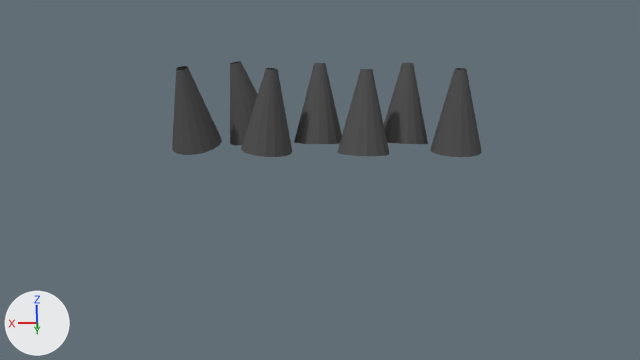
A saved change to the Blender file resources/credits/stage.blend.
Rendered twice from the file's camera 'Camera'. Lighting does not change. The marker at lower left points along +X, +Y and +Z. The same objects are shown in both versions, whatever each file hides.

The first picture shows 'ObLichtKegelBlau1', 'ObLichtKegelBlau2', 'ObLichtKegelBlau3', 'ObLichtKegelRot1', 'ObLichtKegelRot2', 'ObLichtKegelRot3', 'ObLichtKegelRot4'.
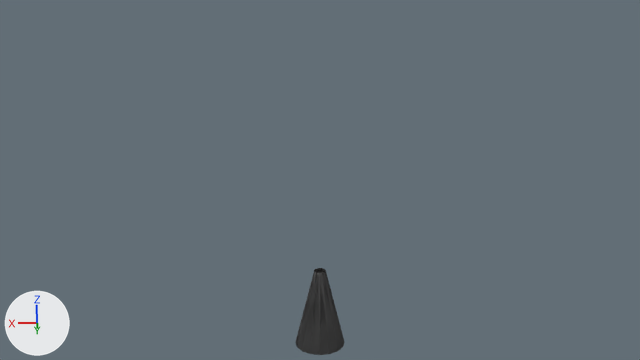
Commit message: Neues Stage-Equippment ist eingetroffen!

Location of each change, (x1, y1, x2, y2) in pixels of the pictures (640 x 360 px):
'ObLichtKegelRot3', moved, turned
    before: (241, 68, 292, 157)
    after: (295, 271, 344, 355)
'ObLichtKegelRot1', moved (not visible afterwards)
    before: (430, 68, 482, 157)
'ObLichtKegelRot4', moved, turned (not visible afterwards)
    before: (172, 66, 222, 155)
'ObLichtKegelRot2', moved, turned (not visible afterwards)
    before: (337, 69, 389, 156)
'ObLichtKegelBlau2', moved, turned (not visible afterwards)
    before: (294, 63, 342, 144)
'ObLichtKegelBlau1', moved, turned (not visible afterwards)
    before: (384, 63, 428, 144)
'ObLichtKegelBlau3', moved, turned
    before: (230, 61, 258, 146)
    after: (296, 268, 345, 355)

What changed in the scene script:
```text
Change ob_oblichtkegelblau1:
    ob_oblichtkegelblau1.rotation_euler: (0.185, -0.0469, 0.0208) -> (0.0, 0.0, 0.0)  # degrees (11, -2.7, 1.2) -> degrees (0, 0, 0)
    ob_oblichtkegelblau1.location: (-1.0, -0.8, 2.2) -> (0.0, 0.0, 0.0)
Change ob_oblichtkegelblau2:
    ob_oblichtkegelblau2.rotation_euler: (0.172, -0.0139, 0.00585) -> (0.0, 0.0, 0.0)  # degrees (10, -0.8, 0.3) -> degrees (0, 0, 0)
    ob_oblichtkegelblau2.location: (0.0, -0.8, 2.2) -> (0.0, 0.0, 0.0)
Change ob_oblichtkegelblau3:
    ob_oblichtkegelblau3.rotation_euler: (-0.0274, 0.2, 0.0384) -> (0.0, 0.0, 0.0)  # degrees (-1.6, 11, 2.2) -> degrees (0, 0, 0)
    ob_oblichtkegelblau3.location: (1.0, -0.8, 2.2) -> (0.0, 0.0, 0.0)
Change ob_oblichtkegelrot4:
    ob_oblichtkegelrot4.rotation_euler: (-0.192, 0.0968, -0.0193) -> (0.0, 0.0, 0.0)  # degrees (-11, 5.5, -1.1) -> degrees (0, 0, 0)
    ob_oblichtkegelrot4.location: (1.5, -0.3, 2.2) -> (0.0, 0.0, 0.0)
Change ob_oblichtkegelrot3:
    ob_oblichtkegelrot3.rotation_euler: (-0.0093, -0.0801, -0.00105) -> (0.0, 0.0, 0.0)  # degrees (-0.5, -4.6, -0.1) -> degrees (0, 0, 0)
    ob_oblichtkegelrot3.location: (0.5, -0.3, 2.2) -> (0.0, 0.0, 0.0)
Change ob_oblichtkegelrot2:
    ob_oblichtkegelrot2.rotation_euler: (0.0679, -0.119, 0.853) -> (0.0, 0.0, 0.0)  # degrees (3.9, -6.8, 49) -> degrees (0, 0, 0)
    ob_oblichtkegelrot2.location: (-0.5, -0.3, 2.2) -> (0.0, 0.0, 0.0)
Change ob_oblichtkegelrot1:
    ob_oblichtkegelrot1.location: (-1.5, -0.3, 2.2) -> (0.0, 0.0, 0.0)
```
